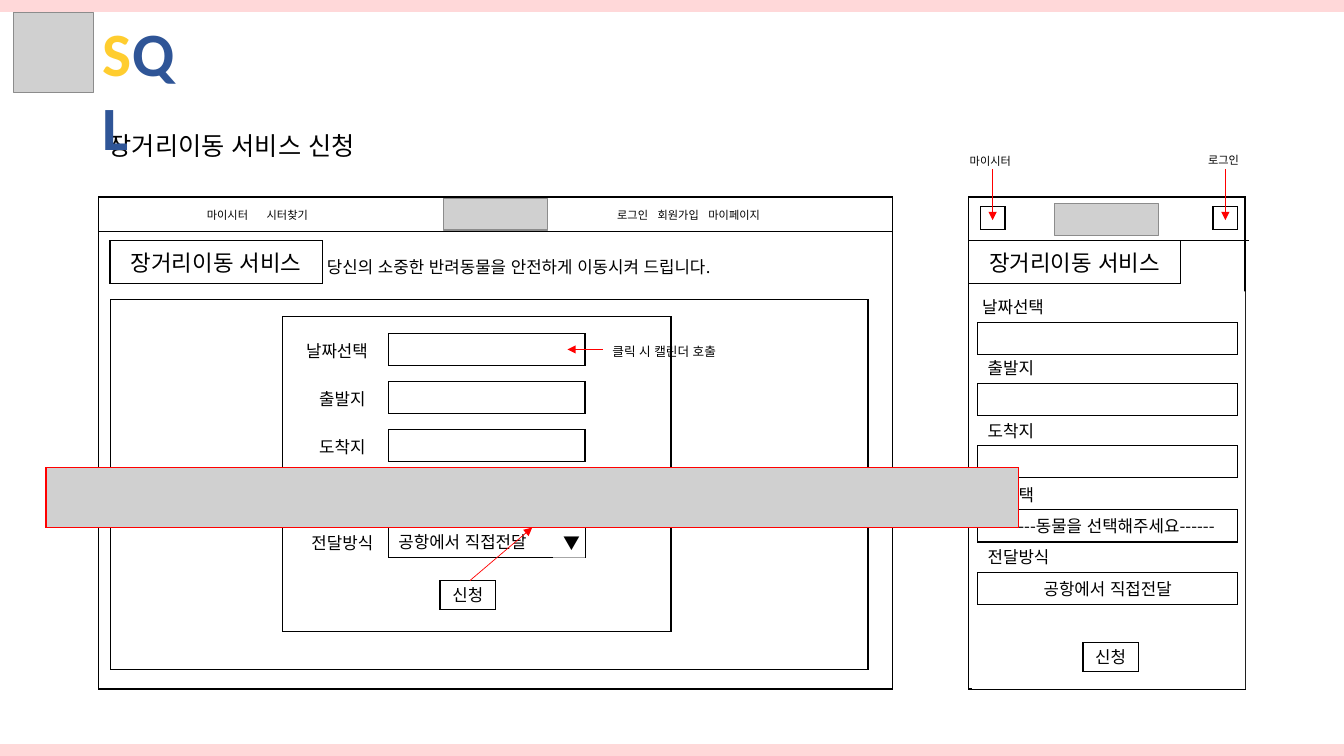
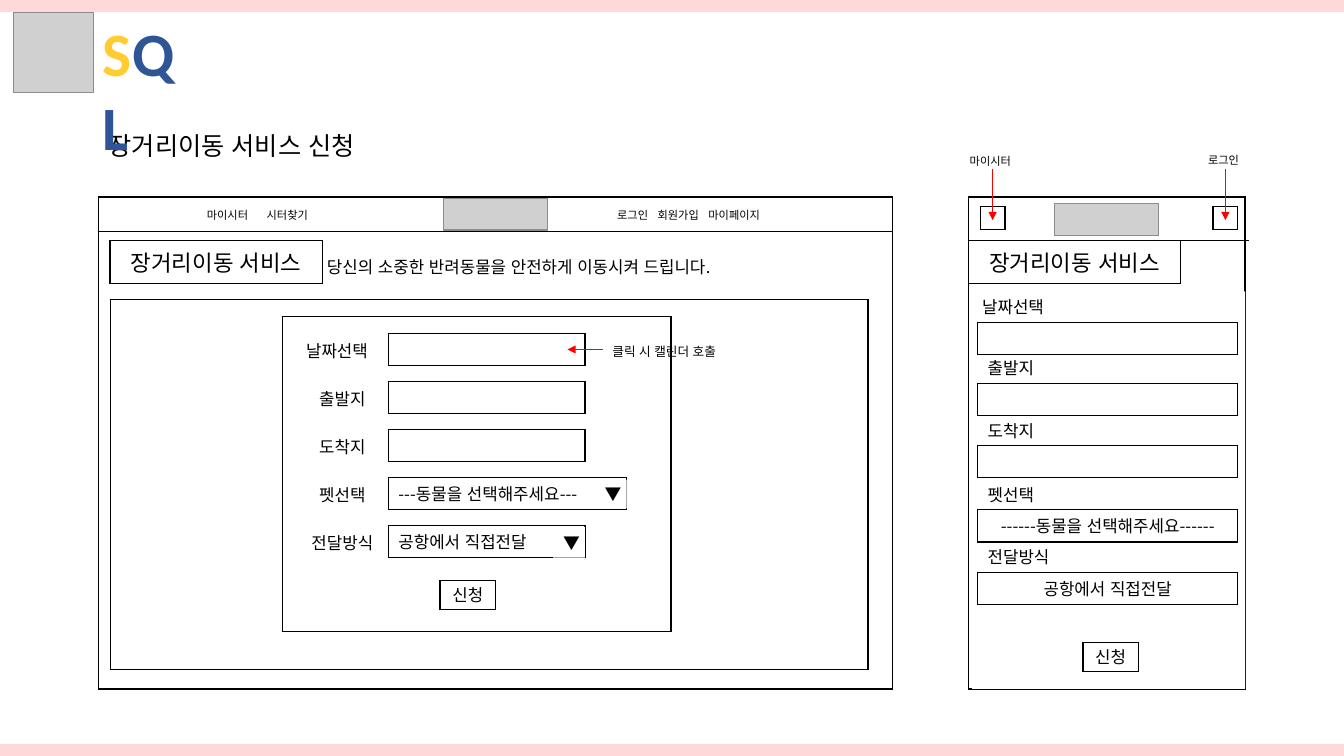
Before and after one commit to hhsw07/ezen-academy-projects, a slide deck: slide 23 of 발표자료(2차)/반려동물관리서비스.pptx. Drawn at 1344x756 pixels with LibreOffice and Linux fonts; fonts in the diff are those of the drawing; grey boxes stand for pictures. Boxes give left, top, right and bottom in pixels: in the first picture for what was removed or moved away, otherwise in the second. Text is boxed around its words. In the diff, an @@ line names an element or a change of style, - is before the commit and + after.

```diff
--- a/발표자료(2차)/반려동물관리서비스.pptx
+++ b/발표자료(2차)/반려동물관리서비스.pptx
@@ picture removed at [46,468,1019,527] @@
@@ rectangle removed at [46,468,1019,527] @@
@@ rectangle added at [388,478,626,510], fill #FFFFFF, outline #000000 1 pt, 12 pt, text #000000 @@
+---동물을 선택해주세요---
@@ text added at [319,487,365,503], 12 pt, text #000000 @@
+펫선택
@@ text added at [595,480,627,509], 12 pt, text #000000 @@
+▼
@@ arrow removed from (470, 581) to (532, 527) @@
```
Also in this commit, not shown: 4 other slides changed.
